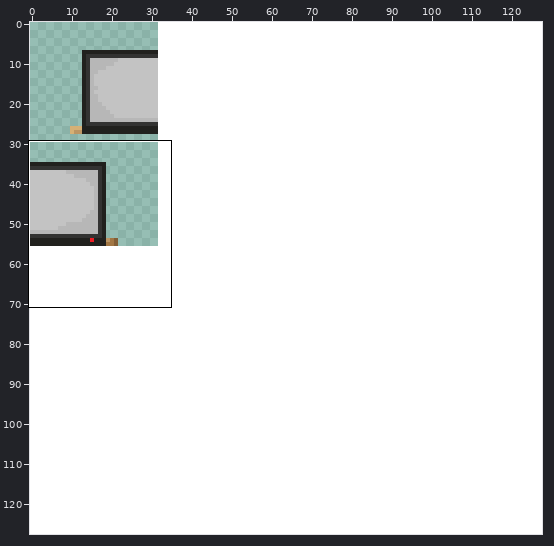
One commit to this sprite sheet: 유품정리사/Graphics/Characters/TV_On.png. Above, an overview of the earlier version with the close-up marked.
Close-up. As it was:
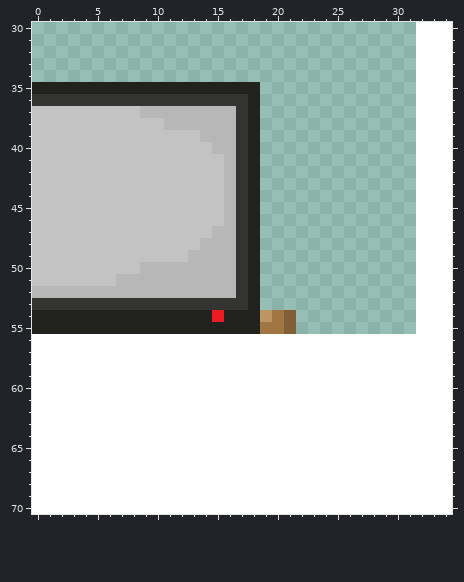
The file is 128x128 pixels. Colours within 5 levels of each other are drawn and written as one. Shown: x 0..34, y 30..70.
Now the later version:
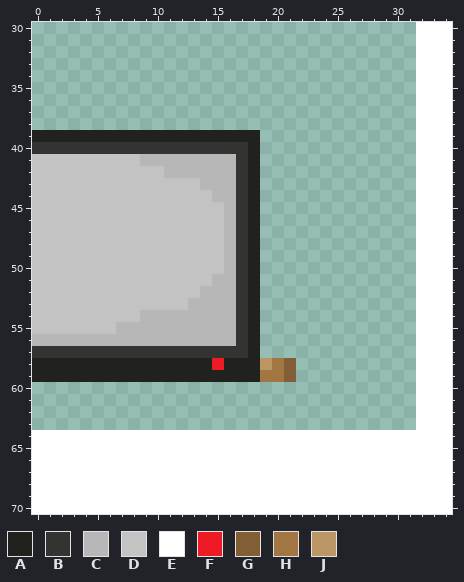
Palette (. is transparent): A #21211e  B #333332  C #b7b7b7  D #c3c3c3  E #ffffff  F #ed1c24  G #825e36  H #a17643  J #bb9564
Diff:
@@ x 0..34 @@
 34 ................................EEE
-35 AAAAAAAAAAAAAAAAAAA.............EEE
-36 BBBBBBBBBBBBBBBBBBA.............EEE
-37 DDDDDDDDDCCCCCCCCBA.............EEE
-38 DDDDDDDDDDDCCCCCCBA.............EEE
-39 DDDDDDDDDDDDDDCCCBA.............EEE
-40 DDDDDDDDDDDDDDDCCBA.............EEE
-41 DDDDDDDDDDDDDDDDCBA.............EEE
-42 DDDDDDDDDDDDDDDDCBA.............EEE
-43 DDDDDDDDDDDDDDDDCBA.............EEE
-44 DDDDDDDDDDDDDDDDCBA.............EEE
+35 ................................EEE
+36 ................................EEE
+37 ................................EEE
+38 ................................EEE
+39 AAAAAAAAAAAAAAAAAAA.............EEE
+40 BBBBBBBBBBBBBBBBBBA.............EEE
+41 DDDDDDDDDCCCCCCCCBA.............EEE
+42 DDDDDDDDDDDCCCCCCBA.............EEE
+43 DDDDDDDDDDDDDDCCCBA.............EEE
+44 DDDDDDDDDDDDDDDCCBA.............EEE
 45 DDDDDDDDDDDDDDDDCBA.............EEE
 46 DDDDDDDDDDDDDDDDCBA.............EEE
-47 DDDDDDDDDDDDDDDCCBA.............EEE
-48 DDDDDDDDDDDDDDCCCBA.............EEE
-49 DDDDDDDDDDDDDCCCCBA.............EEE
-50 DDDDDDDDDCCCCCCCCBA.............EEE
-51 DDDDDDDCCCCCCCCCCBA.............EEE
-52 CCCCCCCCCCCCCCCCCBA.............EEE
-53 BBBBBBBBBBBBBBBBBBA.............EEE
-54 AAAAAAAAAAAAAAAFAAAJHG..........EEE
-55 AAAAAAAAAAAAAAAAAAAHHG..........EEE
-56 EEEEEEEEEEEEEEEEEEEEEEEEEEEEEEEEEEE
-57 EEEEEEEEEEEEEEEEEEEEEEEEEEEEEEEEEEE
-58 EEEEEEEEEEEEEEEEEEEEEEEEEEEEEEEEEEE
-59 EEEEEEEEEEEEEEEEEEEEEEEEEEEEEEEEEEE
-60 EEEEEEEEEEEEEEEEEEEEEEEEEEEEEEEEEEE
-61 EEEEEEEEEEEEEEEEEEEEEEEEEEEEEEEEEEE
-62 EEEEEEEEEEEEEEEEEEEEEEEEEEEEEEEEEEE
-63 EEEEEEEEEEEEEEEEEEEEEEEEEEEEEEEEEEE
+47 DDDDDDDDDDDDDDDDCBA.............EEE
+48 DDDDDDDDDDDDDDDDCBA.............EEE
+49 DDDDDDDDDDDDDDDDCBA.............EEE
+50 DDDDDDDDDDDDDDDDCBA.............EEE
+51 DDDDDDDDDDDDDDDCCBA.............EEE
+52 DDDDDDDDDDDDDDCCCBA.............EEE
+53 DDDDDDDDDDDDDCCCCBA.............EEE
+54 DDDDDDDDDCCCCCCCCBA.............EEE
+55 DDDDDDDCCCCCCCCCCBA.............EEE
+56 CCCCCCCCCCCCCCCCCBA.............EEE
+57 BBBBBBBBBBBBBBBBBBA.............EEE
+58 AAAAAAAAAAAAAAAFAAAJHG..........EEE
+59 AAAAAAAAAAAAAAAAAAAHHG..........EEE
+60 ................................EEE
+61 ................................EEE
+62 ................................EEE
+63 ................................EEE
 64 EEEEEEEEEEEEEEEEEEEEEEEEEEEEEEEEEEE
